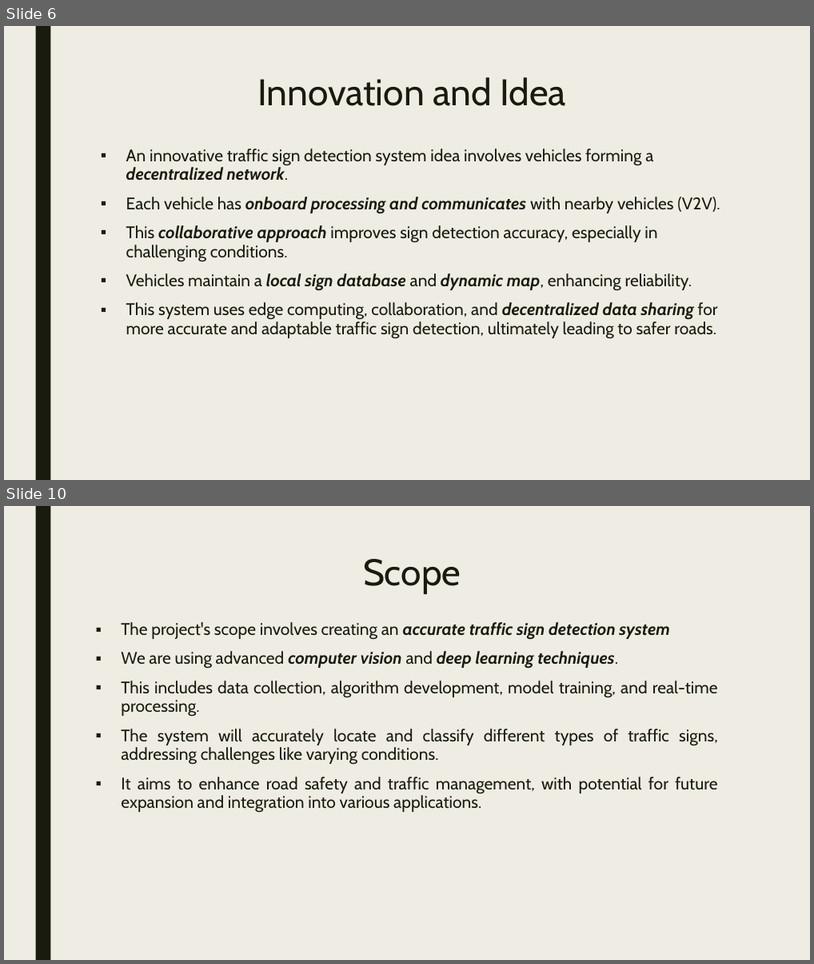
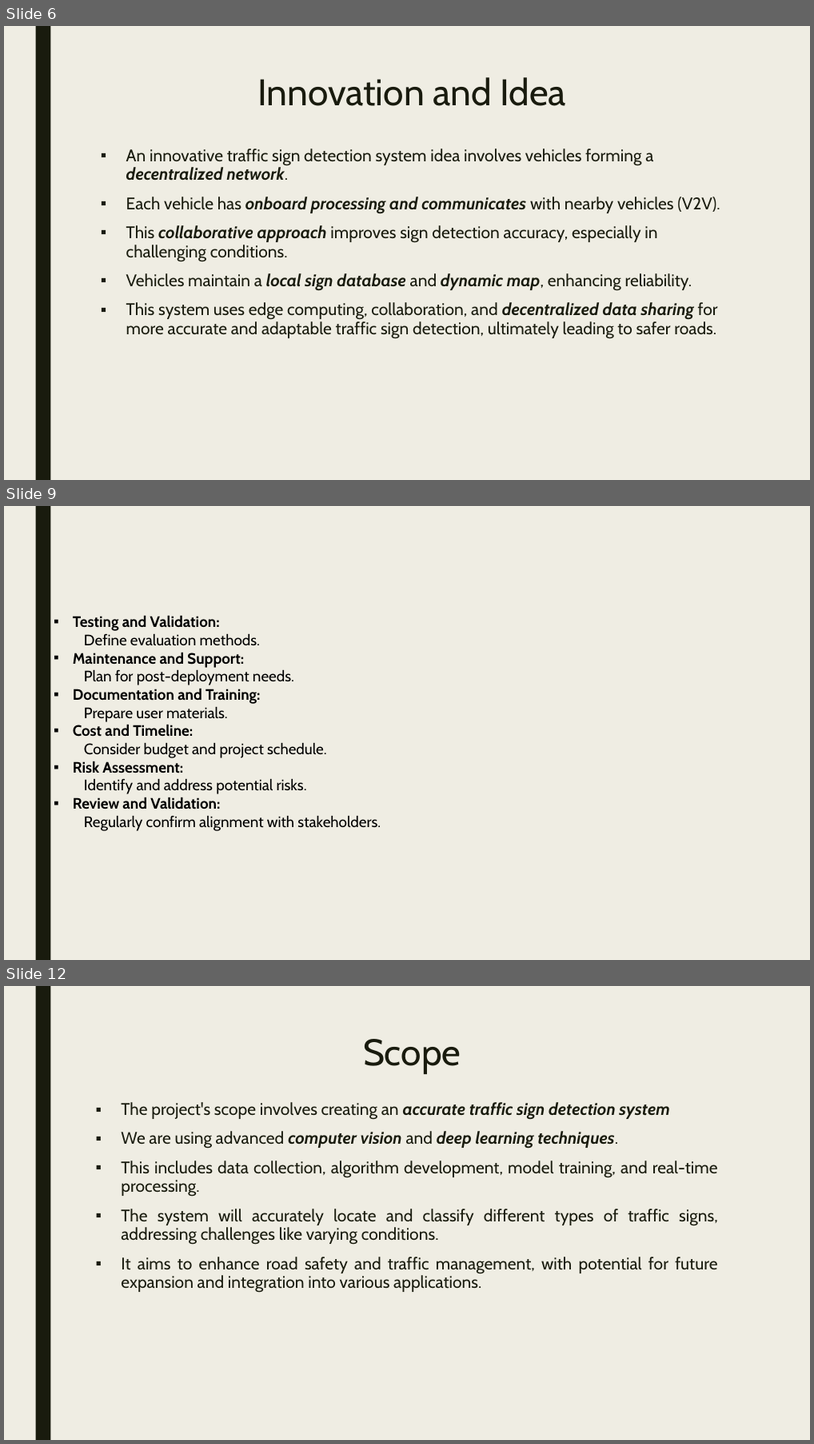
Before and after one commit to ADITYAz2002/Minor-Project, a slide deck: Zeroth Review 2.pptx. Shown one above the other, each under a label of ours: slides 6 and 10 before the commit, slides 6, 9 and 12 after it; the slides between them are not shown. The pictures are 814x964 and 814x1444 pixels, drawn with LibreOffice and Linux fonts; fonts in the diff are those of the drawing. Boxes give left, top, right and bottom in pixels: in the first picture for what was removed or moved away, otherwise in the second. Text is boxed around its words. In the diff, an @@ line names an element or a change of style, - is before the commit and + after.

```diff
--- a/Zeroth Review 2.pptx
+++ b/Zeroth Review 2.pptx
@@ slide 9 added at [4,506,810,960], background #EFEDE3; not listed: 1 template element that a slide beside it also shows @@
@@ text added at [73,615,381,831], 18 pt, text #000000 @@
+▪ Testing and Validation:
+  Define evaluation methods.
+▪ Maintenance and Support:
+  Plan for post-deployment needs.
+▪ Documentation and Training:
+  Prepare user materials.
+▪ Cost and Timeline:
+  Consider budget and project schedule.
+▪ Risk Assessment:
+  Identify and address potential risks.
+▪ Review and Validation:
+Regularly confirm alignment with stakeholders.
@@ what was slide 10 is now slide 12 @@
```
Also in this commit, not shown: 3 slides changed, 1 other slide added, 3 other files.
